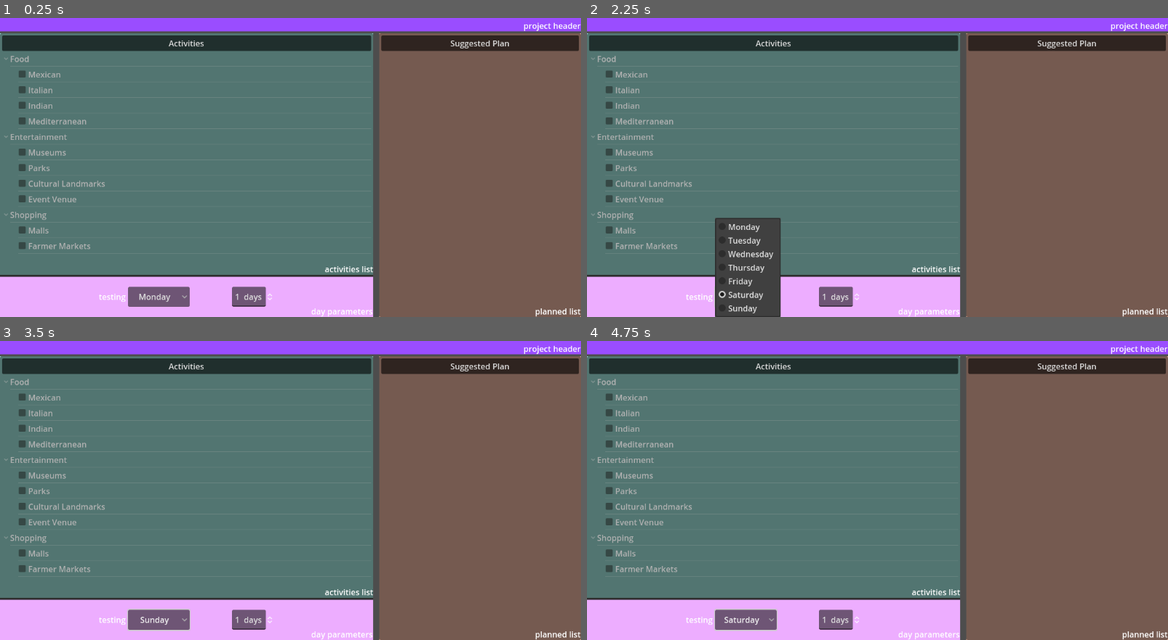
Above: before the commit, frames 1-4 (two rows, left to right).
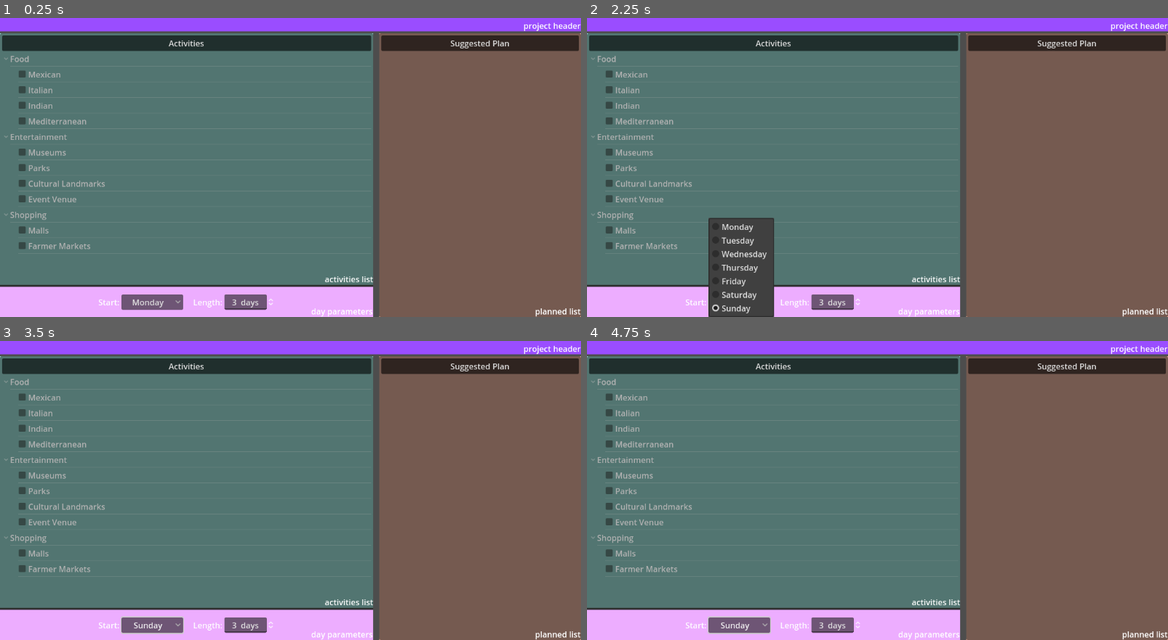
Above: after the commit, the same moments.

Repository: GenericUserIsTaken/AccessHackProj
Game: Godot game, scene res://checklist.tscn
The game is run twice, just before and just after one commit, with the same random seed, the same clock (stepped at 60 frames per second) and the same inputs. This scene is started directly instead of the project's main scene.
Inputs (mouse positions are in pixels of both pictures, inside the frame that each line leads up to):
- Up to frame 1 (0.25 s): no input
- Up to frame 2 (2.25 s): click "Monday" at 0.5 s; click "Monday" at 1.25 s; click (743, 296) at 2 s, where only the run before the commit has a clickable "Saturday"
- Up to frame 3 (3.5 s): click (151, 625) at 2.75 s, where only the run after the commit has a clickable "Sunday"
- Up to frame 4 (4.75 s): click "Sunday" at 3.5 s; click "Sunday" at 4.25 s

The runs differ from the first frame. In frame 1, 3.8% of the frame differs, in the area x 0-65%, y 83-98%; in frame 2, 4.2%, in the area x 0-65%, y 66-100%; in frame 3, 3.9%; in frame 4, 3.9%.

Commit message:
checklist changes lmao
me when mosaic.tscn doesn't exist

Diff:
--- a/checklist.gd
+++ b/checklist.gd
@@ -6,8 +6,8 @@
 #              0         1          2            3           4         5           6
 const DAYS = ["Monday", "Tuesday", "Wednesday", "Thursday", "Friday", "Saturday", "Sunday"]
 
-var start_day = 5
-var plan_length = 8
+@onready var start_day = int(%StartDaySelector.selected)
+@onready var plan_length = int(%PlanLengthSelector.value)
 
 # Called when the node enters the scene tree for the first time.
 func _ready() -> void:
@@ -149,3 +149,11 @@
 	while tree_node != null:
 		tree_node.collapsed = should_collapse_all
 		tree_node = tree_node.get_next()
+
+func _on_option_button_item_selected(index: int) -> void:
+	start_day = index
+	shuffle_planned_locations()
+
+func _on_spin_box_value_changed(value: float) -> void:
+	plan_length = int(value)
+	shuffle_planned_locations()
--- a/checklist.tscn
+++ b/checklist.tscn
@@ -98,6 +98,7 @@
 text = "planned list"
 
 [node name="Control" type="Control" parent="VBoxContainer/Control2/HSplitContainer"]
+clip_contents = true
 layout_direction = 2
 layout_mode = 2
 
@@ -149,7 +150,7 @@
 text = "activities list"
 
 [node name="Control2" type="Control" parent="VBoxContainer/Control2/HSplitContainer/Control/VBoxContainer"]
-custom_minimum_size = Vector2(0, 80)
+custom_minimum_size = Vector2(0, 60)
 layout_mode = 2
 
 [node name="TempBg4" type="ColorRect" parent="VBoxContainer/Control2/HSplitContainer/Control/VBoxContainer/Control2"]
@@ -174,30 +175,30 @@
 grow_vertical = 0
 text = "day parameters"
 
-[node name="HBoxContainer" type="HBoxContainer" parent="VBoxContainer/Control2/HSplitContainer/Control/VBoxContainer/Control2"]
-layout_mode = 1
-anchors_preset = 15
-anchor_right = 1.0
-anchor_bottom = 1.0
-grow_horizontal = 2
-grow_vertical = 2
+[node name="MarginContainer2" type="MarginContainer" parent="VBoxContainer/Control2/HSplitContainer/Control/VBoxContainer/Control2"]
+layout_mode = 1
+anchors_preset = 15
+anchor_right = 1.0
+anchor_bottom = 1.0
+grow_horizontal = 2
+grow_vertical = 2
+theme_override_constants/margin_top = 15
+theme_override_constants/margin_bottom = 15
+
+[node name="HBoxContainer" type="HBoxContainer" parent="VBoxContainer/Control2/HSplitContainer/Control/VBoxContainer/Control2/MarginContainer2"]
+layout_mode = 2
+theme_override_constants/separation = 20
 alignment = 1
 
-[node name="MarginContainer2" type="MarginContainer" parent="VBoxContainer/Control2/HSplitContainer/Control/VBoxContainer/Control2/HBoxContainer"]
-layout_mode = 2
-theme_override_constants/margin_left = 40
-theme_override_constants/margin_top = 20
-theme_override_constants/margin_right = 40
-theme_override_constants/margin_bottom = 20
-
-[node name="HBoxContainer" type="HBoxContainer" parent="VBoxContainer/Control2/HSplitContainer/Control/VBoxContainer/Control2/HBoxContainer/MarginContainer2"]
-layout_mode = 2
-
-[node name="Label" type="Label" parent="VBoxContainer/Control2/HSplitContainer/Control/VBoxContainer/Control2/HBoxContainer/MarginContainer2/HBoxContainer"]
-layout_mode = 2
-text = "testing"
-
-[node name="OptionButton" type="OptionButton" parent="VBoxContainer/Control2/HSplitContainer/Control/VBoxContainer/Control2/HBoxContainer/MarginContainer2/HBoxContainer"]
+[node name="HBoxContainer2" type="HBoxContainer" parent="VBoxContainer/Control2/HSplitContainer/Control/VBoxContainer/Control2/MarginContainer2/HBoxContainer"]
+layout_mode = 2
+
+[node name="Label" type="Label" parent="VBoxContainer/Control2/HSplitContainer/Control/VBoxContainer/Control2/MarginContainer2/HBoxContainer/HBoxContainer2"]
+layout_mode = 2
+text = "Start:"
+
+[node name="StartDaySelector" type="OptionButton" parent="VBoxContainer/Control2/HSplitContainer/Control/VBoxContainer/Control2/MarginContainer2/HBoxContainer/HBoxContainer2"]
+unique_name_in_owner = true
 layout_mode = 2
 alignment = 1
 selected = 0
@@ -216,21 +217,25 @@
 popup/item_6/text = "Sunday"
 popup/item_6/id = 6
 
-[node name="MarginContainer" type="MarginContainer" parent="VBoxContainer/Control2/HSplitContainer/Control/VBoxContainer/Control2/HBoxContainer"]
-layout_mode = 2
-theme_override_constants/margin_left = 40
-theme_override_constants/margin_top = 20
-theme_override_constants/margin_right = 40
-theme_override_constants/margin_bottom = 20
-
-[node name="SpinBox" type="SpinBox" parent="VBoxContainer/Control2/HSplitContainer/Control/VBoxContainer/Control2/HBoxContainer/MarginContainer"]
+[node name="HBoxContainer" type="HBoxContainer" parent="VBoxContainer/Control2/HSplitContainer/Control/VBoxContainer/Control2/MarginContainer2/HBoxContainer"]
+layout_mode = 2
+
+[node name="Label2" type="Label" parent="VBoxContainer/Control2/HSplitContainer/Control/VBoxContainer/Control2/MarginContainer2/HBoxContainer/HBoxContainer"]
+layout_mode = 2
+text = "Length:"
+
+[node name="PlanLengthSelector" type="SpinBox" parent="VBoxContainer/Control2/HSplitContainer/Control/VBoxContainer/Control2/MarginContainer2/HBoxContainer/HBoxContainer"]
+unique_name_in_owner = true
+custom_minimum_size = Vector2(100, 0)
 layout_mode = 2
 min_value = 1.0
 max_value = 21.0
-value = 1.0
+value = 3.0
 alignment = 1
 suffix = " days"
 
 [connection signal="column_title_clicked" from="VBoxContainer/Control2/HSplitContainer/Control2/PlannedList" to="." method="_on_planned_list_column_title_clicked"]
 [connection signal="column_title_clicked" from="VBoxContainer/Control2/HSplitContainer/Control/VBoxContainer/Control/ActivitiesList" to="." method="_on_activities_list_column_title_clicked"]
 [connection signal="item_edited" from="VBoxContainer/Control2/HSplitContainer/Control/VBoxContainer/Control/ActivitiesList" to="." method="_on_activities_list_item_edited"]
+[connection signal="item_selected" from="VBoxContainer/Control2/HSplitContainer/Control/VBoxContainer/Control2/MarginContainer2/HBoxContainer/HBoxContainer2/StartDaySelector" to="." method="_on_option_button_item_selected"]
+[connection signal="value_changed" from="VBoxContainer/Control2/HSplitContainer/Control/VBoxContainer/Control2/MarginContainer2/HBoxContainer/HBoxContainer/PlanLengthSelector" to="." method="_on_spin_box_value_changed"]
